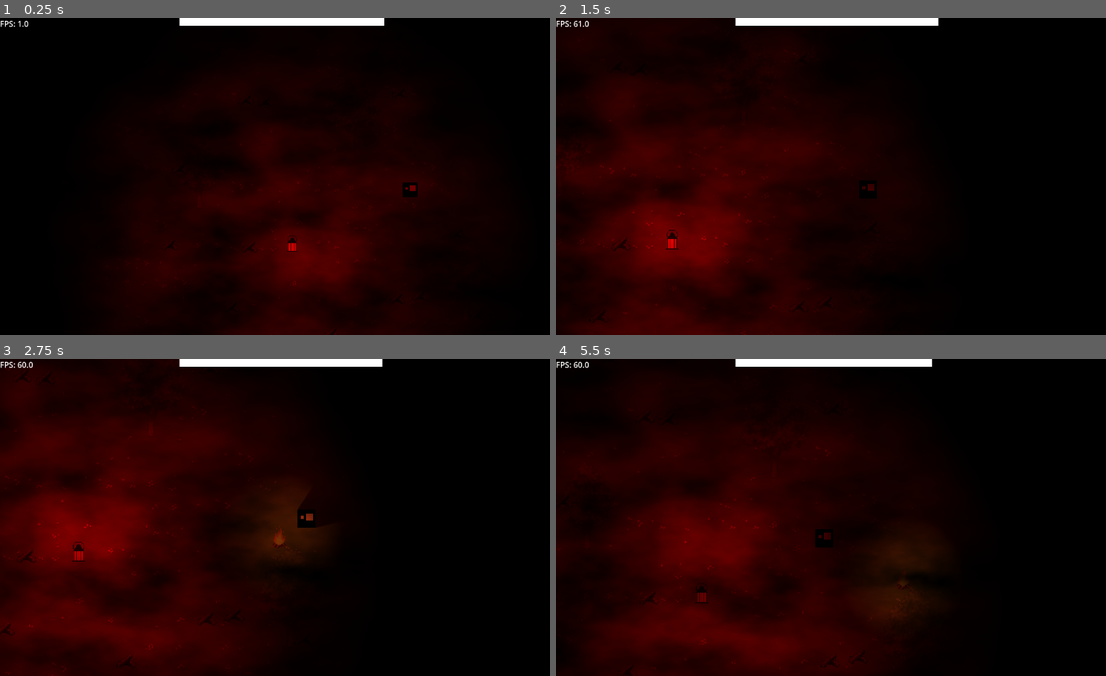
Above: before the commit, frames 1-4 (two rows, left to right).
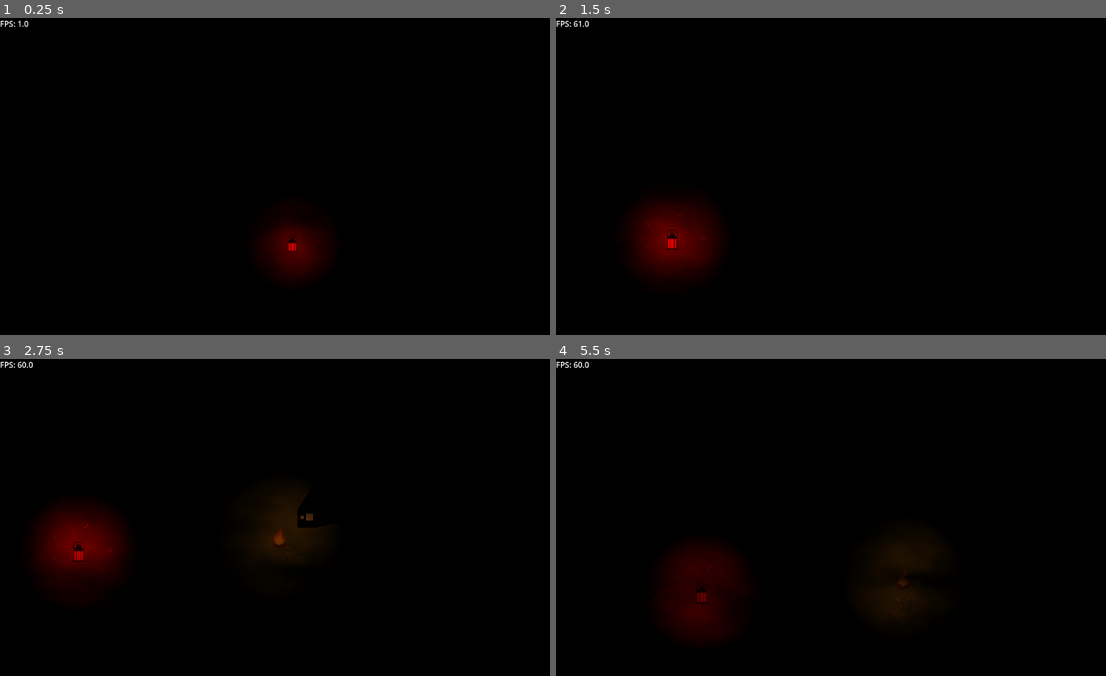
Above: after the commit, the same moments.

Repository: Kunggings/bonfire
Game: Godot game, scene res://scenes/main.tscn
Same seed, same stepped clock (60 frames per second), same inputs: the game is played once before the commit and once after it.
Inputs:
- Up to frame 1 (0.25 s): no input
- Up to frame 2 (1.5 s): hold D (right) 0.53-1.28 s; hold Space (Hold) 0.53-1.28 s; hold S (down) from 1.28 s (still down); tap Space (Hold) at 1.35 s
- Up to frame 3 (2.75 s): release S (down) at 2.03 s; hold D (right) from 2.03 s (still down); hold Space (Hold) from 2.03 s (still down)
- Up to frame 4 (5.5 s): release D (right) at 2.78 s; release Space (Hold) at 2.78 s; hold W (up) 2.78-3.53 s; tap Space (Hold) at 2.85, 4.35 s; hold Space (Hold) 3.53-4.28 s; hold A (left) 3.53-5.03 s; hold S (down) from 5.03 s (still down); hold Space (Hold) from 5.03 s (still down)

The runs differ from the first frame. In frame 1, 27% of the frame differs, in the area x 18-85%, y 0-100%; in frame 2, 40%; in frame 3, 44%, in the area x 0-70%, y 0-100%; in frame 4, 39%.

Commit message:
lmap; its the same

Diff:
--- a/scenes/lamp.tscn
+++ b/scenes/lamp.tscn
@@ -27,7 +27,7 @@
 [node name="LampLight" type="PointLight2D" parent="."]
 color = Color(1, 0, 0, 1)
 texture = ExtResource("3_f3gd7")
-texture_scale = 50.0
+texture_scale = 10.0
 script = ExtResource("4_q4m2g")
 
 [node name="PickupAudio" type="AudioStreamPlayer" parent="."]
--- a/scenes/main.tscn
+++ b/scenes/main.tscn
@@ -67,6 +67,7 @@
 script = ExtResource("3_tipki")
 
 [node name="ProgressBar" type="TextureProgressBar" parent="UI"]
+visible = false
 anchors_preset = 5
 anchor_left = 0.5
 anchor_right = 0.5
